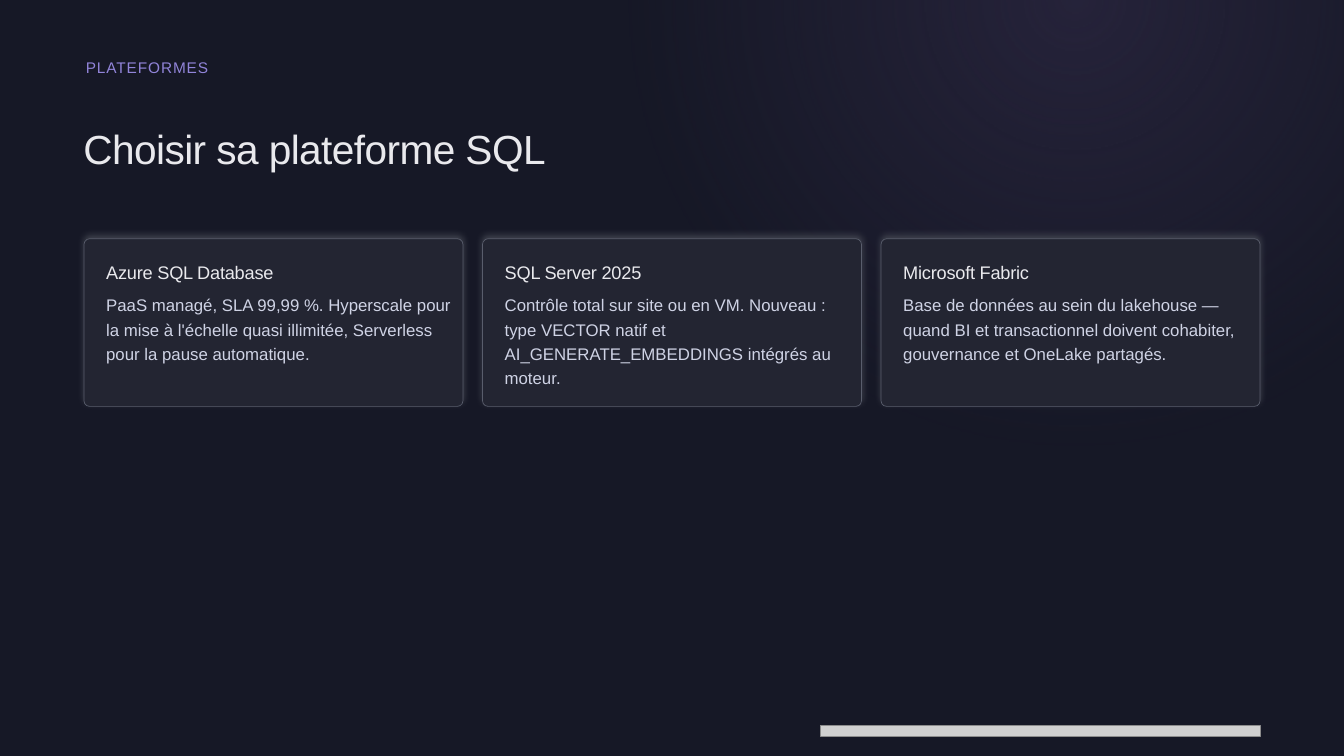
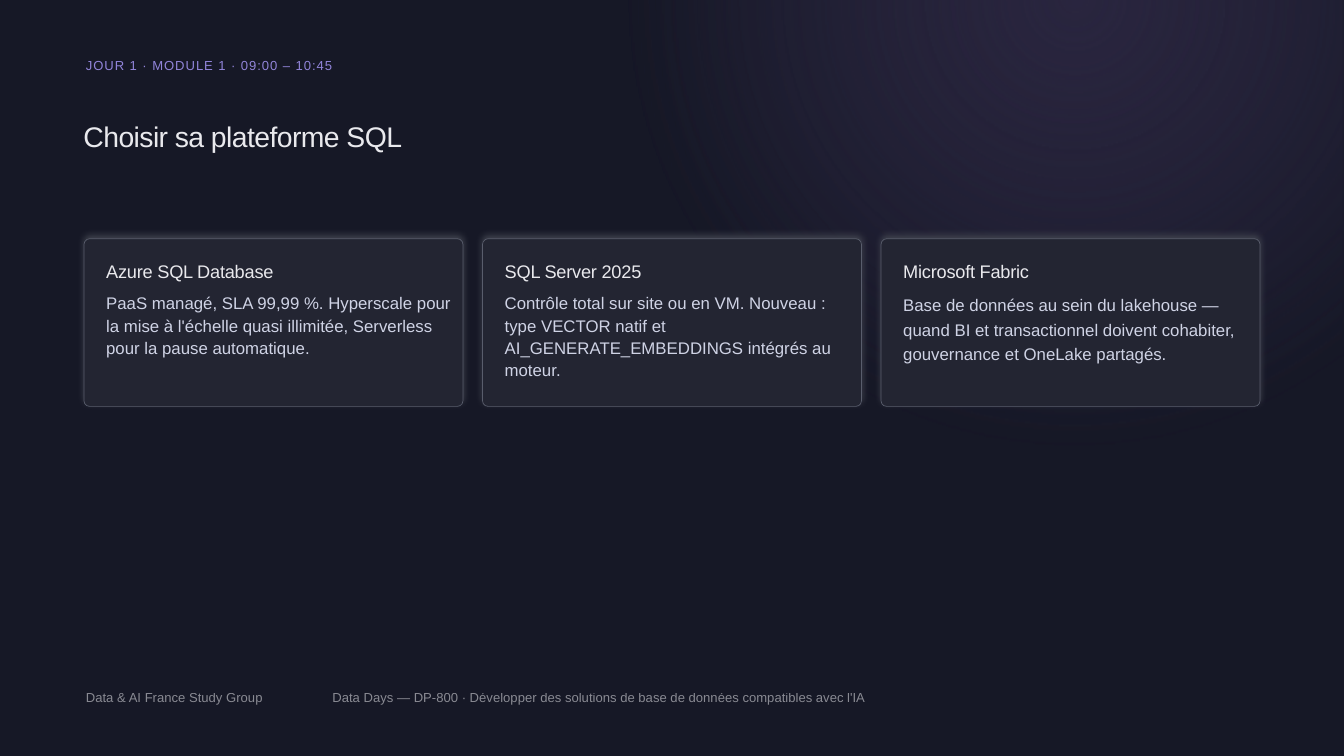
Before and after one commit to smartissime/data-day-2026, a slide deck: slide 3 of DP-800/DP-800-Jour 1 - Session 1.pptx. Drawn at 1344x756 pixels with LibreOffice and Linux fonts; fonts in the diff are those of the drawing; grey boxes stand for pictures; background and template pictures are left out. Boxes give left, top, right and bottom in pixels: in the first picture for what was removed or moved away, otherwise in the second. Text is boxed around its words. In the diff, an @@ line names an element or a change of style, - is before the commit and + after.

```diff
--- a/DP-800/DP-800-Jour 1 - Session 1.pptx
+++ b/DP-800/DP-800-Jour 1 - Session 1.pptx
@@ rectangle removed at box(0, 0, 1344, 756) @@
@@ rectangle added at box(0, 0, 1344, 756), fill gradient #2B2741 @@
@@ rectangle added at box(0, 0, 1343, 755), fill gradient #2B2741 @@
@@ text removed at box(86, 62, 208, 73) @@
-PLATEFORMES
@@ text added at box(86, 61, 332, 70), 14 pt, text #9184D9 @@
+JOUR 1 · MODULE 1 · 09:00 – 10:45
@@ text "Choisir sa plateforme SQL" at box(83, 126, 402, 153): size 43.5 to 30.4 pt; line spacing 0.99 to 0.79 @@
@@ text "PaaS managé, SLA 99,99 %. ..." at box(106, 296, 451, 358): line spacing 1.2 to 1.1 @@
@@ text "Contrôle total sur site ou ..." at box(505, 296, 831, 376): line spacing 1.2 to 1.1 @@
@@ text added at box(86, 693, 262, 705), 14 pt, text #E9E9ED at 55% opacity @@
+Data & AI France Study Group
@@ text added at box(332, 693, 865, 705), 14 pt, text #E9E9ED at 55% opacity @@
+Data Days — DP-800 · Développer des solutions de base de données compatibles avec l'IA
@@ picture removed at box(821, 725, 1260, 737) @@
```
Also in this commit, not shown: 7 other slides changed, 13 other files.
